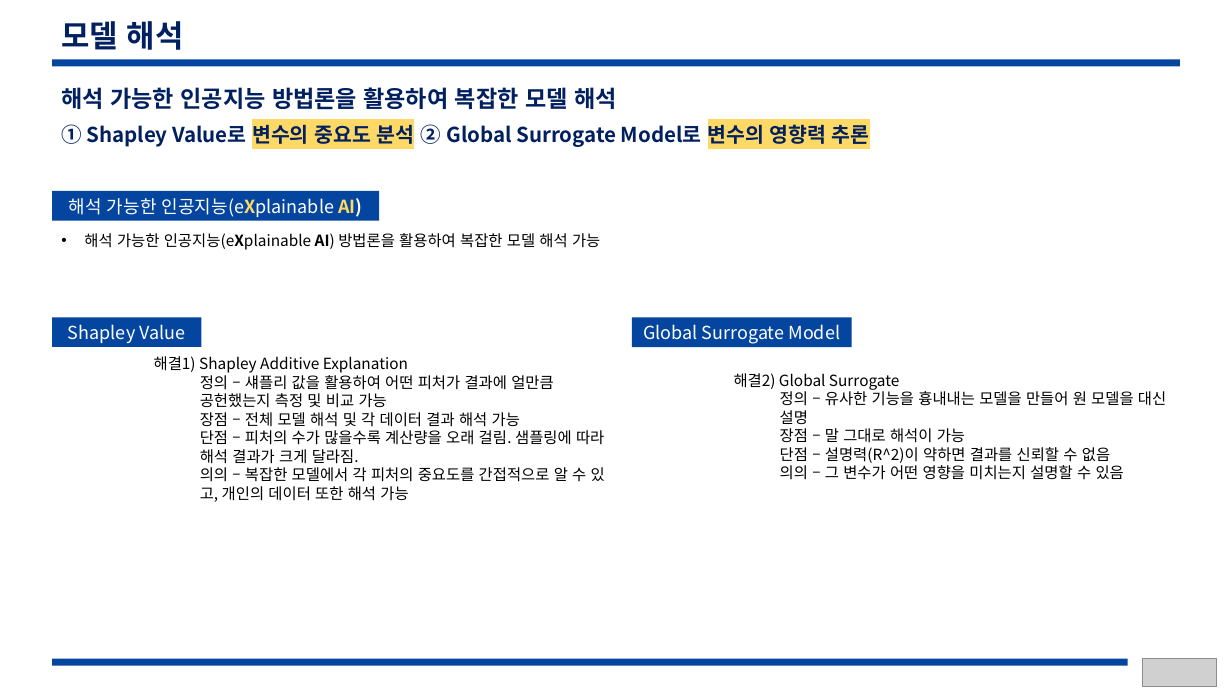
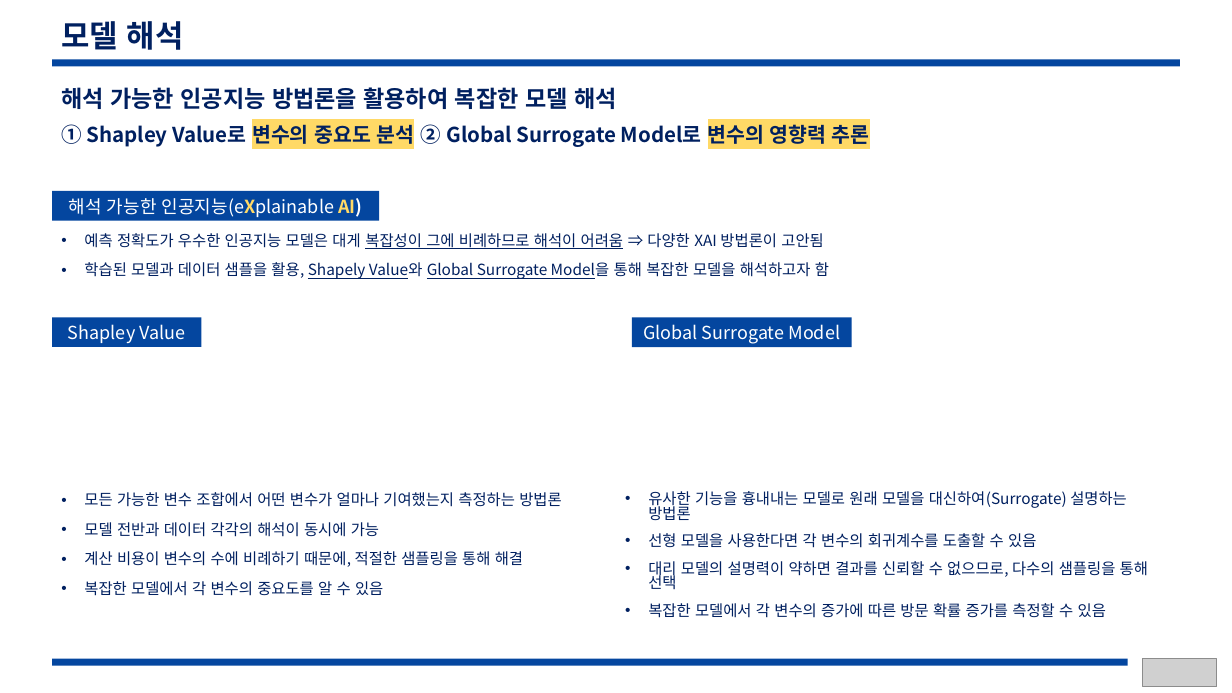
Before and after one commit to ilovemyminutes/SamsungCard2020, a slide deck: slide 6 of ppt/20200919_blueprint.pptx (slide 4 before the commit). Drawn at 1232x693 pixels with LibreOffice and Linux fonts; fonts in the diff are those of the drawing; grey boxes stand for pictures. Boxes give left, top, right and bottom in pixels: in the first picture for what was removed or moved away, otherwise in the second. Text is boxed around its words. In the diff, an @@ line names an element or a change of style, - is before the commit and + after.

Commit message:
fix ppt

```diff
--- a/ppt/20200919_blueprint.pptx
+++ b/ppt/20200919_blueprint.pptx
@@ text at [84,233,829,279]: text changed; text colour #000000 to #002060 @@
-• 해석 가능한 인공지능(eXplainable AI) 방법론을 활용하여 복잡한 모델 해석 가능
+• 예측 정확도가 우수한 인공지능 모델은 대게 복잡성이 그에 비례하므로 해석이 어려움 ⇒ 다양한 XAI 방법론이 고안됨
+• 학습된 모델과 데이터 샘플을 활용, Shapely Value와 Global Surrogate Model을 통해 복잡한 모델을 해석하고자 함
@@ text removed at [154,356,605,502] @@
-    해결1) Shapley Additive Explanation
-      정의 – 섀플리 값을 활용하여 어떤 피처가 결과에 얼만큼 공헌했는지 측정 및 비교 가능
-      장점 – 전체 모델 해석 및 각 데이터 결과 해석 가능
-      단점 – 피처의 수가 많을수록 계산량을 오래 걸림. 샘플링에 따라 해석 결과가 크게 달라짐.
-      의의 – 복잡한 모델에서 각 피처의 중요도를 간접적으로 알 수 있고, 개인의 데이터 또한 해석 가능
@@ text removed at [734,373,1166,480] @@
-    해결2) Global Surrogate
-      정의 – 유사한 기능을 흉내내는 모델을 만들어 원 모델을 대신 설명
-      장점 – 말 그대로 해석이 가능
-      단점 – 설명력(R^2)이 약하면 결과를 신뢰할 수 없음
-      의의 – 그 변수가 어떤 영향을 미치는지 설명할 수 있음
@@ text added at [84,492,561,596], 12 pt, text #002060 @@
+• 모든 가능한 변수 조합에서 어떤 변수가 얼마나 기여했는지 측정하는 방법론
+• 모델 전반과 데이터 각각의 해석이 동시에 가능
+• 계산 비용이 변수의 수에 비례하기 때문에, 적절한 샘플링을 통해 해결
+• 복잡한 모델에서 각 변수의 중요도를 알 수 있음
@@ text added at [648,491,1148,618], 12 pt, text #002060 @@
+• 유사한 기능을 흉내내는 모델로 원래 모델을 대신하여(Surrogate) 설명하는 방법론
+• 선형 모델을 사용한다면 각 변수의 회귀계수를 도출할 수 있음
+• 대리 모델의 설명력이 약하면 결과를 신뢰할 수 없으므로, 다수의 샘플링을 통해 선택
+• 복잡한 모델에서 각 변수의 증가에 따른 방문 확률 증가를 측정할 수 있음
```
Also in this commit, not shown: 3 other slides changed, 2 slides added.
